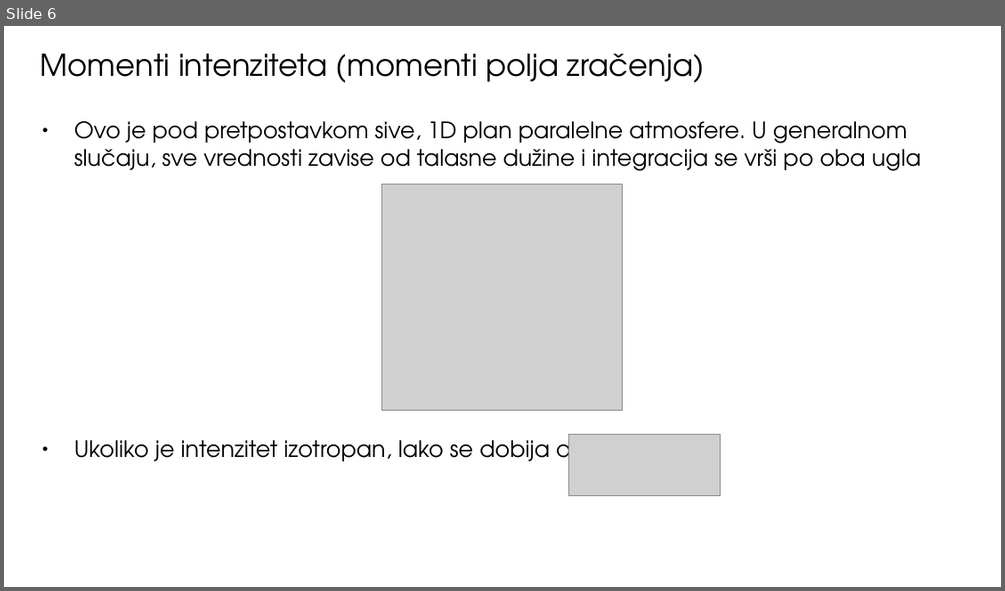
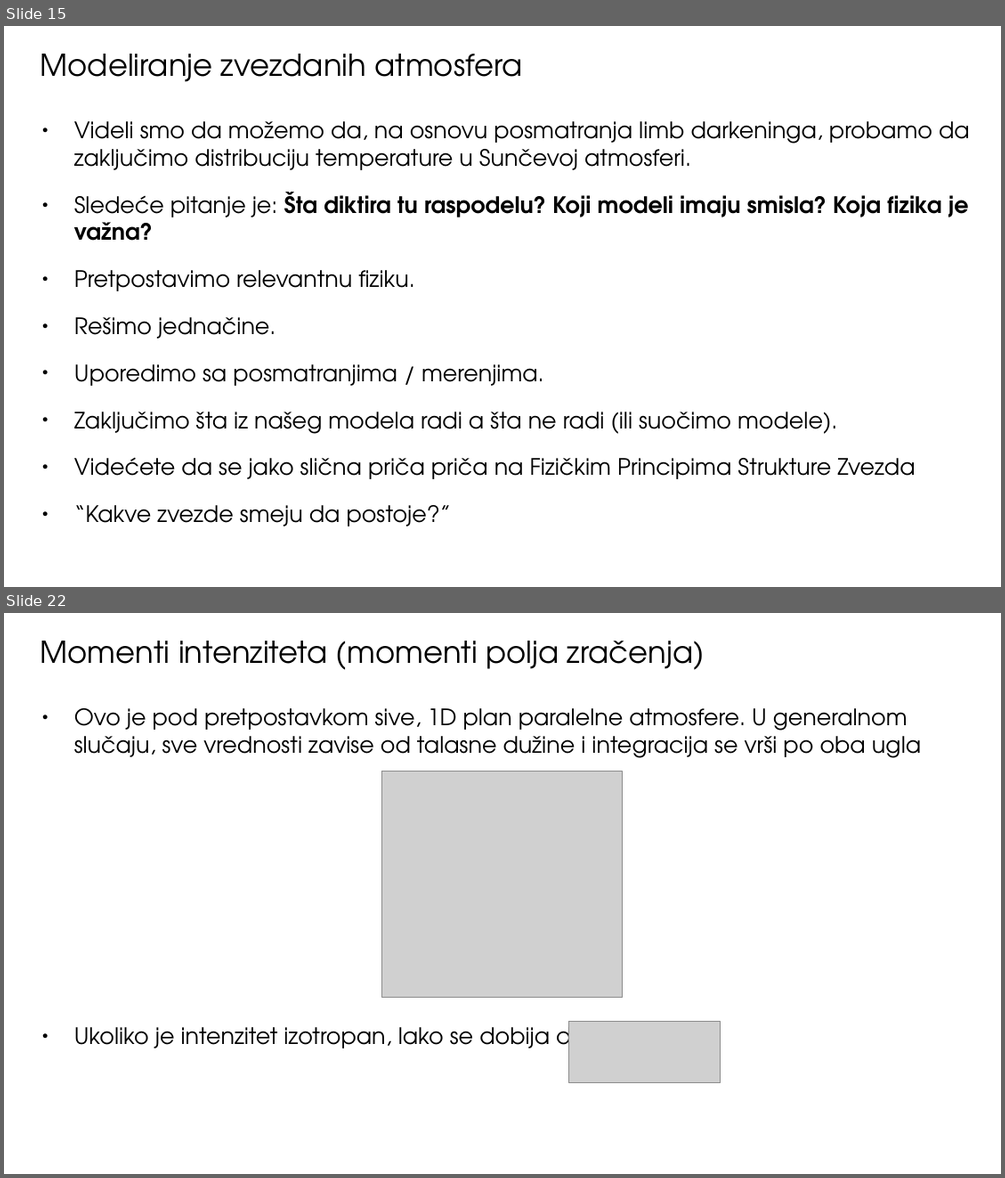
Before and after one commit to ivanzmilic/TZS_matf, a slide deck: Predavanja/Predavanje_06_Atmosfere_u_RZ.odp. Shown one above the other, each under a label of ours: slide 6 before the commit, slides 15 and 22 after it; the slides between them are not shown. The pictures are 1005x591 and 1005x1178 pixels, drawn with LibreOffice and Linux fonts; fonts in the diff are those of the drawing; grey boxes stand for pictures. Boxes give left, top, right and bottom in pixels: in the first picture for what was removed or moved away, otherwise in the second. Text is boxed around its words. In the diff, an @@ line names an element or a change of style, - is before the commit and + after.

```diff
--- a/Predavanja/Predavanje_06_Atmosfere_u_RZ.odp
+++ b/Predavanja/Predavanje_06_Atmosfere_u_RZ.odp
@@ slide 15 added at bbox=[4, 26, 1001, 587], background #FFFFFF @@
@@ title added at bbox=[40, 54, 523, 82], 24 pt, text #000000 @@
+Modeliranje zvezdanih atmosfera
@@ text added at bbox=[74, 121, 970, 526], 18 pt, text #000000 @@
+● Videli smo da možemo da, na osnovu posmatranja limb darkeninga, probamo da zaključimo distribuciju temperature u Sunčevoj atmosferi.
+● Sledeće pitanje je: Šta diktira tu raspodelu? Koji modeli imaju smisla? Koja fizika je važna?
+● Pretpostavimo relevantnu fiziku.
+● Rešimo jednačine.
+● Uporedimo sa posmatranjima / merenjima.
+● Zaključimo šta iz našeg modela radi a šta ne radi (ili suočimo modele).
+● Videćete da se jako slična priča priča na Fizičkim Principima Strukture Zvezda
+● “Kakve zvezde smeju da postoje?”
@@ what was slide 6 is now slide 22 @@
```
Also in this commit, not shown: 4 slides changed, 19 other slides added, 23 slides removed, 21 other files.
